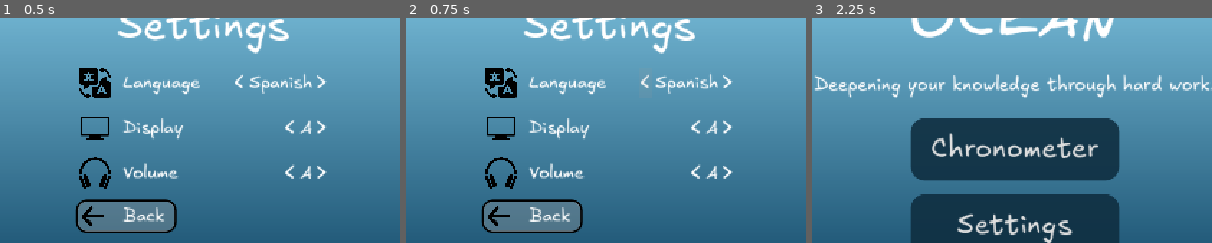
Above: before the commit, frames 1-3 (left to right).
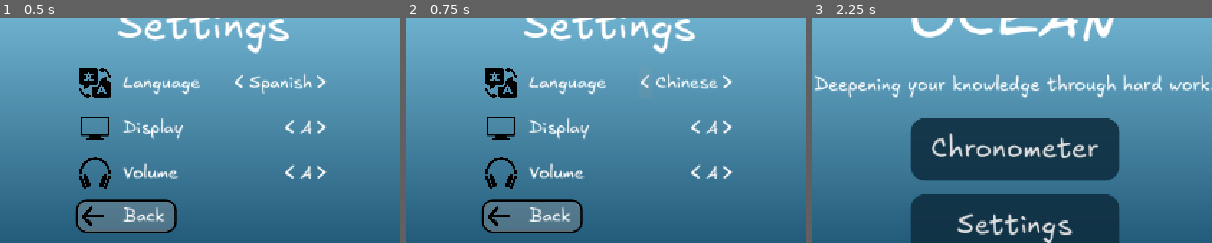
Above: after the commit, the same moments.

Repository: mykuull/ProjectOcean
Game: Godot game, scene res://scenes/settings.tscn
Same seed, same stepped clock (60 frames per second), same inputs: the game is played once before the commit and once after it. The project has no main scene, so this scene is started directly.
Inputs:
- Up to frame 1 (0.5 s): no input
- Up to frame 2 (0.75 s): click "<" at 0.5 s
- Up to frame 3 (2.25 s): click ">" at 1.25 s; click "Back" at 2 s
The pictures show only the part of the screen within x 25-75%, y 15-65%; the shares and areas given below are measured in that part.

Frame 1 is identical in both runs. In frame 2, 0.4% of the frame differs, in the area x 62-78%, y 24-34%; in frame 3, nothing differs.

Commit message:
imported sounds and made buttons have sound
Resumen:
- Importada librería de sonidos de itch.io
- Sonido en los botones
- Botones de la página de settings ahora funcionan

He importado una librería de sonidos y he usado algunos de la carpeta de UI para que los botones tengan sonido al poner el ratón por encima suya y al hacerles click. En los settings he puesto los sonidos de izquierda y derecha por separado, por si acaso queréis modificar uno en concreto.
En los settings los botones de izquierda y derecha (selector_opciones.gd) no funcionaban porque no estaba el script attached a la raíz de la escena. Lo he puesto y he hecho las señales de los botones y ahora funciona el selector.

Problemas: Al tocar un botón se cambia de escena y se elimina la anterior, por lo que no suena el sonido de click del botón.

Podéis eliminar los sonidos que penséis que no vamos a usar sin problema, yo he subido todo para que os pongáis a toquetear y a probar si queréis. Lo he sacado de itch.io https://ci.itch.io/400-sounds-pack/download/eyJpZCI6NDAzMTU1MCwiZXhwaXJlcyI6MTc4NDM3ODY1N30%3d%2eWMso8RLwGBrxvQxBJ46PHi1Tx1s%3d

Diff:
--- a/ocean/project.godot
+++ b/ocean/project.godot
@@ -19,6 +19,15 @@
 window/stretch/mode="canvas_items"
 window/stretch/aspect="expand"
 
+[file_customization]
+
+folder_colors={
+"res://fonts/": "gray",
+"res://scenes/": "teal",
+"res://scripts/": "orange",
+"res://sounds/": "blue"
+}
+
 [physics]
 
 3d/physics_engine="Jolt Physics"
--- a/ocean/scenes/menu_button.tscn
+++ b/ocean/scenes/menu_button.tscn
@@ -1,6 +1,9 @@
 [gd_scene format=3 uid="uid://ciikavpo8hp8b"]
 
 [ext_resource type="FontFile" uid="uid://dgyxgol324dj2" path="res://fonts/Excalifont/Excalifont-Regular.ttf" id="1_sd4kj"]
+[ext_resource type="Script" uid="uid://bmum0cs6dk2j" path="res://scripts/menu_button.gd" id="2_hunp8"]
+[ext_resource type="AudioStream" uid="uid://fjhb2qjliflp" path="res://sounds/UI/pop_1.wav" id="2_sd4kj"]
+[ext_resource type="AudioStream" uid="uid://bcub3ye8p5dfw" path="res://sounds/UI/water_drop_synthetic.wav" id="3_3wbiy"]
 
 [sub_resource type="StyleBoxFlat" id="StyleBoxFlat_wvina"]
 bg_color = Color(0.05882353, 0.18039216, 0.2509804, 0.8980392)
@@ -39,5 +42,16 @@
 theme_override_styles/hover_pressed = SubResource("StyleBoxFlat_oh07r")
 theme_override_styles/hover_pressed_mirrored = SubResource("StyleBoxFlat_oh07r")
 text = "Text"
+script = ExtResource("2_hunp8")
 
+[node name="SFXHoverUnhover" type="AudioStreamPlayer" parent="." unique_id=867925644]
+stream = ExtResource("3_3wbiy")
+volume_db = -10.0
+max_polyphony = 2
+
+[node name="SFXPress" type="AudioStreamPlayer" parent="." unique_id=1024977872]
+stream = ExtResource("2_sd4kj")
+max_polyphony = 2
+
+[connection signal="mouse_entered" from="." to="." method="_on_mouse_entered"]
 [connection signal="pressed" from="." to="." method="_on_pressed"]
--- a/ocean/scenes/selector_opciones.tscn
+++ b/ocean/scenes/selector_opciones.tscn
@@ -1,7 +1,9 @@
 [gd_scene format=3 uid="uid://cqax2y7u642ul"]
 
+[ext_resource type="Script" uid="uid://b6aj1xulslotf" path="res://scripts/selector_opciones.gd" id="1_320a1"]
 [ext_resource type="Texture2D" uid="uid://dqbpy1yxnr3dj" path="res://assets/icons/contract.png" id="1_hbrd2"]
 [ext_resource type="FontFile" uid="uid://dgyxgol324dj2" path="res://fonts/Excalifont/Excalifont-Regular.ttf" id="2_na5ot"]
+[ext_resource type="AudioStream" uid="uid://bcub3ye8p5dfw" path="res://sounds/UI/water_drop_synthetic.wav" id="3_na5ot"]
 
 [sub_resource type="StyleBoxFlat" id="StyleBoxFlat_hbrd2"]
 bg_color = Color(0.6, 0.6, 0.6, 0)
@@ -9,8 +11,9 @@
 [sub_resource type="StyleBoxFlat" id="StyleBoxFlat_16xqe"]
 bg_color = Color(0.6, 0.6, 0.6, 0.14117648)
 
-[node name="HBoxContainer" type="HBoxContainer" unique_id=1092027332]
+[node name="SelectorOpciones" type="HBoxContainer" unique_id=1092027332]
 custom_minimum_size = Vector2(45, 45)
+script = ExtResource("1_320a1")
 
 [node name="icon" type="TextureRect" parent="." unique_id=243352324]
 custom_minimum_size = Vector2(45, 45)
@@ -48,6 +51,10 @@
 theme_override_styles/hover_pressed_mirrored = SubResource("StyleBoxFlat_16xqe")
 text = "<"
 
+[node name="SFXPressLeft" type="AudioStreamPlayer" parent="button_left" unique_id=938378079]
+stream = ExtResource("3_na5ot")
+volume_db = -10.0
+
 [node name="selecc" type="Label" parent="." unique_id=795068809]
 layout_mode = 2
 theme_override_fonts/font = ExtResource("2_na5ot")
@@ -67,3 +74,10 @@
 theme_override_styles/hover_pressed = SubResource("StyleBoxFlat_16xqe")
 theme_override_styles/hover_pressed_mirrored = SubResource("StyleBoxFlat_16xqe")
 text = ">"
+
+[node name="SFXPressRight" type="AudioStreamPlayer" parent="button_right" unique_id=381766611]
+stream = ExtResource("3_na5ot")
+volume_db = -10.0
+
+[connection signal="pressed" from="button_left" to="." method="_on_button_left_pressed"]
+[connection signal="pressed" from="button_right" to="." method="_on_button_right_pressed"]
--- a/ocean/scenes/settings.tscn
+++ b/ocean/scenes/settings.tscn
@@ -3,11 +3,11 @@
 [ext_resource type="FontFile" uid="uid://dgyxgol324dj2" path="res://fonts/Excalifont/Excalifont-Regular.ttf" id="1_6wm04"]
 [ext_resource type="Script" uid="uid://b7i5bl4euwlw7" path="res://scripts/settings.gd" id="1_gjs24"]
 [ext_resource type="PackedScene" uid="uid://cqax2y7u642ul" path="res://scenes/selector_opciones.tscn" id="2_f4mfi"]
-[ext_resource type="Script" uid="uid://b6aj1xulslotf" path="res://scripts/selector_opciones.gd" id="3_es4n0"]
 [ext_resource type="Texture2D" uid="uid://dr63iyy0c7egi" path="res://assets/icons/translation.png" id="4_gis3k"]
 [ext_resource type="Texture2D" uid="uid://bbtym1hv6yk3f" path="res://assets/icons/monitor.png" id="5_83j8s"]
 [ext_resource type="Texture2D" uid="uid://daderti7g4ela" path="res://assets/icons/headphone.png" id="6_gjs24"]
 [ext_resource type="Texture2D" uid="uid://dbua1smrefhjn" path="res://assets/icons/arrow.png" id="8_am25x"]
+[ext_resource type="AudioStream" uid="uid://bysjaehqmvili" path="res://sounds/UI/pop_2.wav" id="8_gjs24"]
 
 [sub_resource type="StyleBoxFlat" id="StyleBoxFlat_gis3k"]
 corner_radius_top_left = 15
@@ -120,22 +120,19 @@
 text = "Settings"
 horizontal_alignment = 1
 
-[node name="HBoxContainer" parent="VBoxContainer" unique_id=1092027332 instance=ExtResource("2_f4mfi")]
+[node name="Language" parent="VBoxContainer" unique_id=1092027332 instance=ExtResource("2_f4mfi")]
 layout_mode = 2
-script = ExtResource("3_es4n0")
 titulo_opcion = "Language"
 lista_opciones = Array[String](["Spanish", "English", "Chinese"])
 imagen_icono = ExtResource("4_gis3k")
 
-[node name="HBoxContainer2" parent="VBoxContainer" unique_id=670303661 instance=ExtResource("2_f4mfi")]
+[node name="Display" parent="VBoxContainer" unique_id=670303661 instance=ExtResource("2_f4mfi")]
 layout_mode = 2
-script = ExtResource("3_es4n0")
 titulo_opcion = "Display"
 imagen_icono = ExtResource("5_83j8s")
 
-[node name="HBoxContainer3" parent="VBoxContainer" unique_id=1304348315 instance=ExtResource("2_f4mfi")]
+[node name="Volume" parent="VBoxContainer" unique_id=1304348315 instance=ExtResource("2_f4mfi")]
 layout_mode = 2
-script = ExtResource("3_es4n0")
 titulo_opcion = "Volume"
 imagen_icono = ExtResource("6_gjs24")
 
@@ -157,4 +154,8 @@
 alignment = 2
 expand_icon = true
 
+[node name="SFXPressBack" type="AudioStreamPlayer" parent="VBoxContainer/back" unique_id=1701291181]
+stream = ExtResource("8_gjs24")
+max_polyphony = 2
+
 [connection signal="pressed" from="VBoxContainer/back" to="." method="_on_back_pressed"]
--- /dev/null
+++ b/ocean/scripts/menu_button.gd
@@ -0,0 +1,18 @@
+extends Button
+
+@onready var sfx_hover_unhover: AudioStreamPlayer = $SFXHoverUnhover
+@onready var sfx_press: AudioStreamPlayer = $SFXPress
+
+# Called when the node enters the scene tree for the first time.
+func _ready() -> void:
+	pass
+
+# Called every frame. 'delta' is the elapsed time since the previous frame.
+func _process(delta: float) -> void:
+	pass
+
+func _on_pressed() -> void:
+	sfx_press.play()
+
+func _on_mouse_entered() -> void:
+	sfx_hover_unhover.play()
--- a/ocean/scripts/selector_opciones.gd
+++ b/ocean/scripts/selector_opciones.gd
@@ -1,15 +1,17 @@
 extends HBoxContainer
 
-#podemos configurar las variables desde el inspector del panel derecho
+# podemos configurar las variables desde el inspector del panel derecho
 @export var titulo_opcion: String = "Opción"
 @export var lista_opciones: Array[String] = ["A","B","C"]
 @export var imagen_icono: Texture2D
 
 var indice_actual = 0
-#referencia a los nodos label, prepararlos antes de que exista la escena
+# referencia a los nodos label, prepararlos antes de que exista la escena
 @onready var etiqueta_titulo= $option
 @onready var etiqueta_valor = $selecc
 @onready var textura_icono = $icon
+@onready var sfx_press_left: AudioStreamPlayer = $button_left/SFXPressLeft
+@onready var sfx_press_right: AudioStreamPlayer = $button_right/SFXPressRight
 
 # Called when the node enters the scene tree for the first time.
 func _ready() -> void:
@@ -24,19 +26,25 @@
 	pass
 
 func _on_button_left_pressed() -> void:
-	if lista_opciones.size()==0:return
 
-	#si se presiona el botón disminuye en uno el índice que selecciona el valor
+	sfx_press_left.play()
+
+	if lista_opciones.size()==0: return
+
+	# si se presiona el botón disminuye en uno el índice que selecciona el valor
 	indice_actual-=1
 	if indice_actual<0:
-		#si es menor que cero da la vuelta
+		# si es menor que cero da la vuelta
 		indice_actual = lista_opciones.size()-1
 
-	#seleccion valor según índice
+	# seleccion valor según índice
 	etiqueta_valor.text = lista_opciones[indice_actual]
 
 func _on_button_right_pressed()->void:
-	if lista_opciones.size()==0:return
+
+	sfx_press_right.play()
+
+	if lista_opciones.size()==0: return
 
 	indice_actual+=1
 	if indice_actual>=lista_opciones.size():
--- a/ocean/scripts/settings.gd
+++ b/ocean/scripts/settings.gd
@@ -1,5 +1,6 @@
 extends Control
 
+@onready var sfx_back_press: AudioStreamPlayer = $VBoxContainer/back/SFXPressBack
 
 # Called when the node enters the scene tree for the first time.
 func _ready() -> void:
@@ -12,4 +13,7 @@
 
 
 func _on_back_pressed() -> void:
+
+	sfx_back_press.play()
+
 	get_tree().change_scene_to_file("res://scenes/main_menu.tscn")
Not shown, added: ocean/scripts/menu_button.gd.uid
Not shown, added: ocean/sounds/Card and Board/card_draw_1.wav.import
Not shown, added: ocean/sounds/Card and Board/card_draw_2.wav.import
Not shown, added: ocean/sounds/Card and Board/card_draw_3.wav.import
Not shown, added: ocean/sounds/Card and Board/card_fan.wav.import
Not shown, added: ocean/sounds/Card and Board/card_fan_2.wav.import
Not shown, added: ocean/sounds/Card and Board/chips_drop.wav.import
Not shown, added: ocean/sounds/Card and Board/chips_gather.wav.import
Not shown, added: ocean/sounds/Card and Board/chips_gather_2.wav.import
Not shown, added: ocean/sounds/Card and Board/chips_gather_3.wav.import
Not shown, added: ocean/sounds/Card and Board/chips_in_sack_shake.wav.import
Not shown, added: ocean/sounds/Card and Board/chips_in_sack_short.wav.import
(and 545 more such lines)
